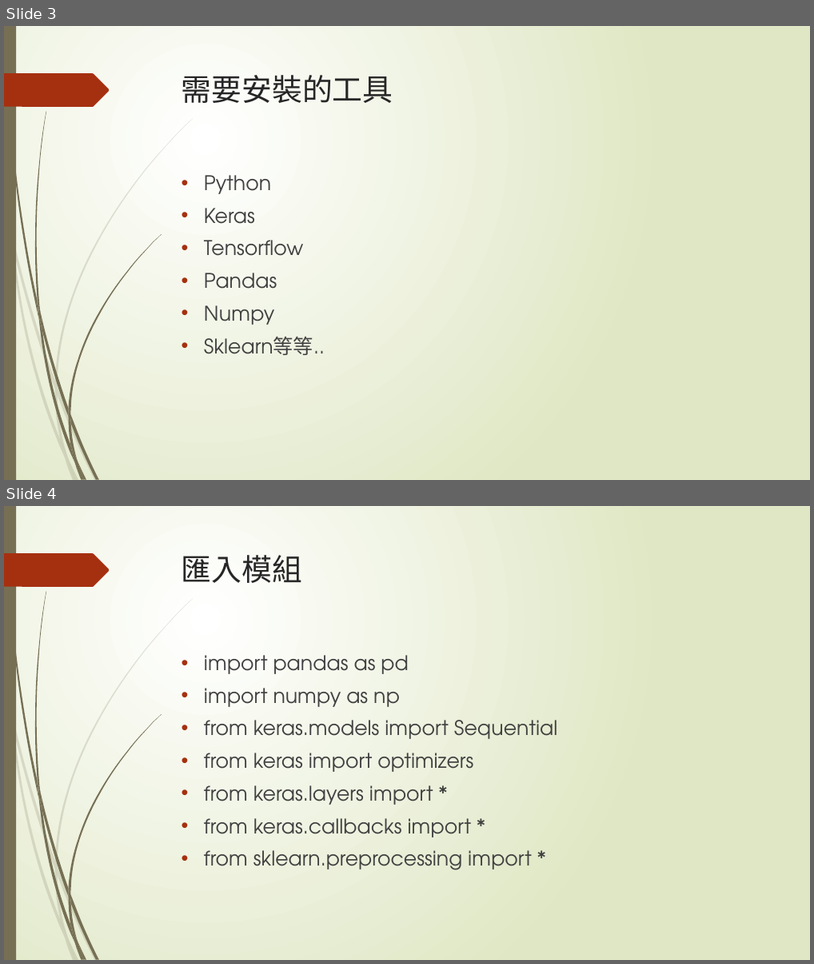
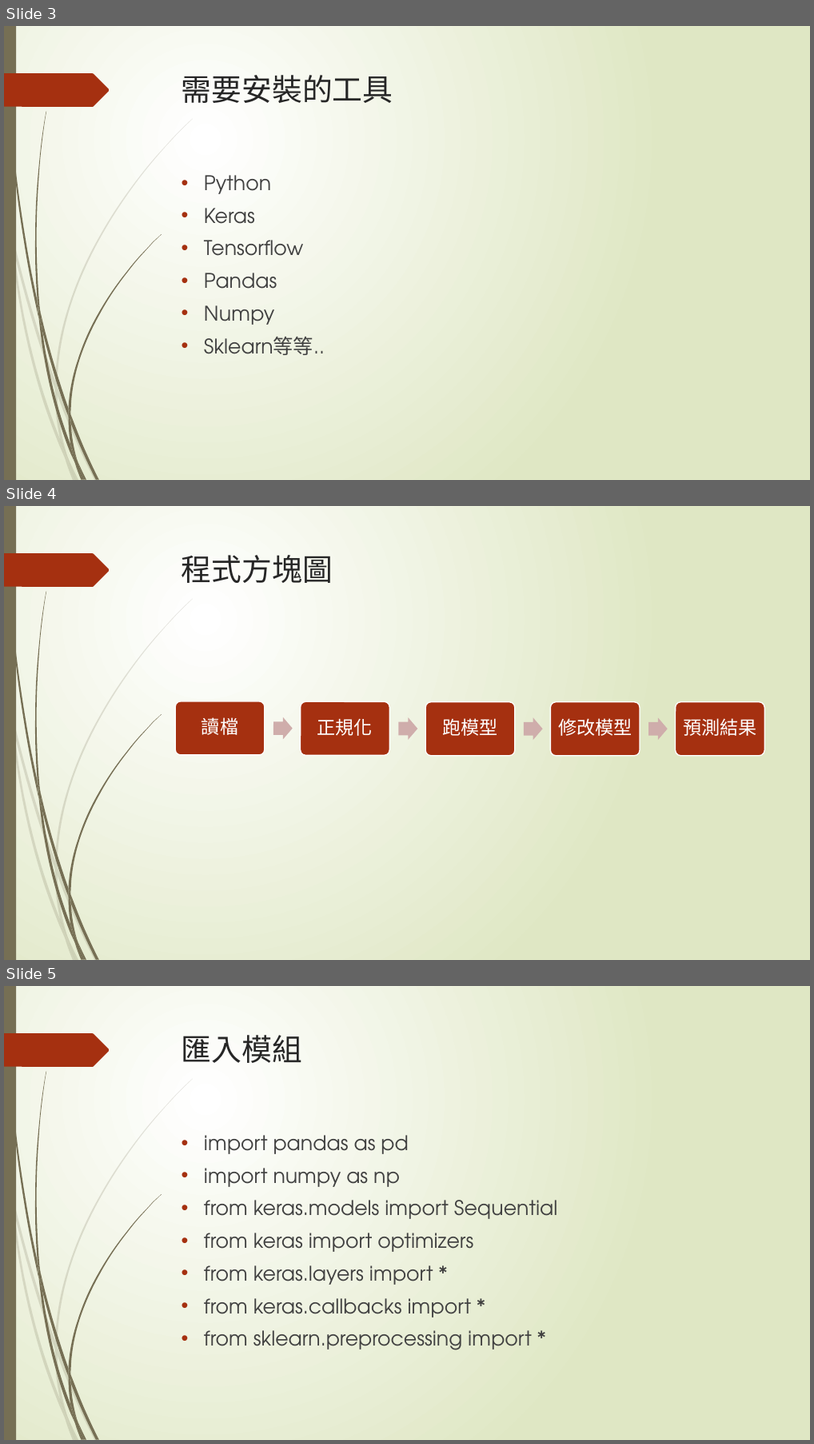
Before and after one commit to t106370233/106370233learning, a slide deck: 機器學習.pptx. Shown one above the other, each under a label of ours: slides 3 and 4 before the commit, slides 3, 4 and 5 after it. The pictures are 814x964 and 814x1444 pixels, drawn with LibreOffice and Linux fonts; fonts in the diff are those of the drawing. Boxes give left, top, right and bottom in pixels: in the first picture for what was removed or moved away, otherwise in the second. Text is boxed around its words. In the diff, an @@ line names an element or a change of style, - is before the commit and + after.

Commit message:
報告2

```diff
--- a/機器學習.pptx
+++ b/機器學習.pptx
@@ slide 4 added at (x1=4, y1=506, x2=810, y2=960), background gradient #FFFFFF to #DFE8C4; not listed: 24 template elements that a slide beside it also shows @@
@@ title added at (x1=182, y1=555, x2=333, y2=583), 36 pt, text #262626 @@
+程式方塊圖
@@ group added at (x1=175, y1=701, x2=766, y2=756): 5 rounded rectangles, 5 texts, 4 right arrows @@
+讀檔
+正規化
+跑模型
+修改模型
+預測結果
@@ what was slide 4 is now slide 5 @@
```
